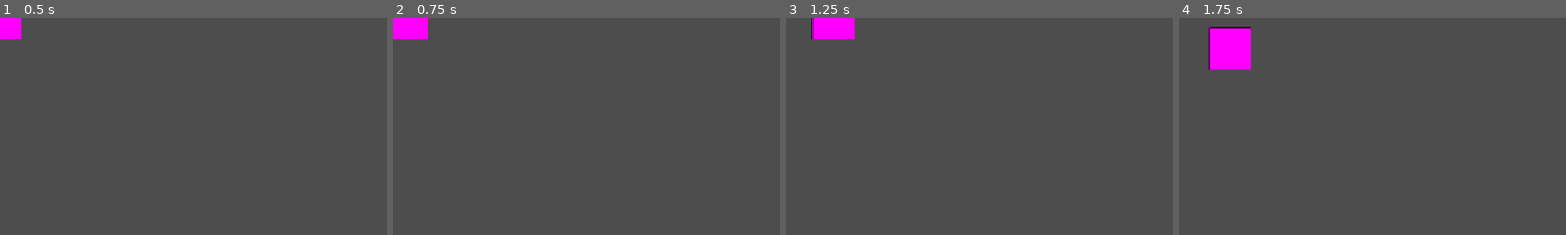
Above: before the commit, frames 1-4 (left to right).
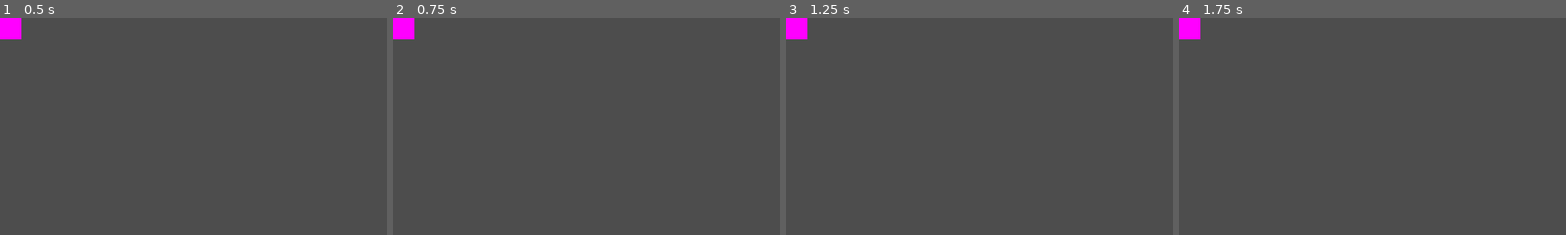
Above: after the commit, the same moments.

Repository: Alikznollet/Godot-Network-Orchestrator
Game: Godot game, scene res://demo/demo.tscn
Two runs of this game, one before a commit and one after it. Both use one fixed random seed, a clock stepped at 60 frames per second and the inputs below.
Inputs:
- Up to frame 1 (0.5 s): no input
- Up to frame 2 (0.75 s): tap Enter at 0.5 s; hold D (right) from 0.53 s (still down)
- Up to frame 3 (1.25 s): keep holding D (right)
- Up to frame 4 (1.75 s): release D (right) at 1.28 s; hold S (down) from 1.28 s (still down)
The pictures show only the part of the screen within x 0-50%, y 0-50%; the shares and areas given below are measured in that part.

Frame 1 is identical in both runs. In frame 2, 0.3% of the frame differs, in the area x 5-10%, y 0-10%; in frame 3, 1.6%; in frame 4, 2.8%, in the area x 0-19%, y 0-25%.
Error before the commit: Invalid access to property or key 'game_state' on a base object of type 'Nil'. (res://demo/demo_entity.gd:12)

Commit message:
LinkStates idea, Halfway done implementing

Diff:
--- a/demo/demo_entity.gd
+++ b/demo/demo_entity.gd
@@ -2,24 +2,22 @@
 class_name DemoEntity
 ## Moveable entity used for network architecture testing.
 
-var entity_id: int
+var link_state: EntityLinkState = EntityLinkState.new()
 
 func _ready() -> void:
 	var t := GradientTexture2D.new()
 	texture = t
 
-	entity_id = multiplayer.get_unique_id()
-	NetworkBus.network_orchestrator.game_state.set_entities([self])
+	link_state.owner_pid = multiplayer.get_unique_id()
+	link_state.global_position = global_position
+
+	link_state.state_changed.connect(update)
+
+func update() -> void:
+	global_position = link_state.global_position
 
 func _process(delta: float) -> void:
 	var vector: Vector2 = Input.get_vector("left", "right", "up", "down")
 
-	if vector.length() != 0 and entity_id == multiplayer.get_unique_id():
-		global_position += vector * 100 * delta
-		NetworkBus.network_orchestrator.game_state.set_entities([self])
-
-func network_metadata() -> Dictionary:
-	return {
-		"entity_id": entity_id,
-		"position": global_position
-	}
+	if vector.length() != 0 and link_state.owner_pid == multiplayer.get_unique_id():
+		link_state.global_position += vector * 100 * delta
--- /dev/null
+++ b/link_states/entity_link_state.gd
@@ -0,0 +1,16 @@
+extends LinkState
+class_name EntityLinkState
+
+## Peer id of the owner, used to know who can control.
+var owner_pid: int
+
+## Global position of the entity.
+var global_position: Vector2
+
+# -- -- #
+
+func to_dict() -> Dictionary:
+	return {}
+
+func apply_dict() -> void:
+	pass
--- /dev/null
+++ b/link_states/game_state.gd
@@ -0,0 +1,9 @@
+extends Resource
+class_name GameState
+## Keeps track of the global state of the game.
+##
+## Contains a dictionary of id -> LinkState.
+## These state objects all have a to_dict() and apply_dict().
+
+## ID -> LinkState dictionary. Holds all possible update-able states.
+var link_states: Dictionary[int, LinkState] = {}
--- /dev/null
+++ b/link_states/link_state.gd
@@ -0,0 +1,30 @@
+@abstract
+extends Resource
+class_name LinkState
+## State of various objects
+##
+## Used to update the objects this state is connected to via signaling.
+## LinkState objects or nodes that contain LinkState objects can only be created
+## on the authority. This is to conserve id consistency.
+
+# -- Signals -- #
+
+## Broadcasted whenever the state changes.
+@warning_ignore("unused_signal")
+signal state_changed()
+
+# -- Methods -- #
+
+## Will turn the LinkState into a dictionary that can be sent over the network.
+@abstract
+func to_dict() -> Dictionary
+
+## Will apply the dictionary to the current state.
+@abstract
+func apply_dict() -> void
+
+## Will return an instantiated node made from the state.
+## This method is only defined on states of nodes.
+func init_state() -> Variant:
+	assert(false, "LinkState: init_state() was called on a non Node, or not defined.")
+	return null
--- a/orchestrator/authoritative_network_orchestrator.gd
+++ b/orchestrator/authoritative_network_orchestrator.gd
@@ -41,10 +41,6 @@
 
 	update_timer.start()
 
-	# Create an authoritative state
-	game_state = AuthoritativeGameState.new()
-
-
 ## Send the authoritative state to all connected peers.
 func send_state() -> void:
 	var update: Dictionary = game_state.state_update
--- a/orchestrator/client_network_orchestrator.gd
+++ b/orchestrator/client_network_orchestrator.gd
@@ -22,10 +22,6 @@
 
 	multiplayer.multiplayer_peer = peer
 
-	# Create a local state
-	game_state = ClientGameState.new()
-	game_state.state_updated.connect(send_state) # Send updated state each time something changes.
-
 ## Send the client state to the authority.
 func send_state() -> void:
 	if OS.is_debug_build(): await get_tree().create_timer(artificial_lag).timeout
--- a/orchestrator/network_orchestrator.gd
+++ b/orchestrator/network_orchestrator.gd
@@ -20,7 +20,7 @@
 var peer: ENetMultiplayerPeer
 
 ## The current (authoritative/client) state of the game, depending on the type of Orchestrator.
-var game_state: GameState
+var game_state: GameState = GameState.new()
 
 @abstract
 func send_state() -> void
--- a/orchestrator/states/authoritative_game_state.gd
+++ /dev/null
@@ -1,42 +0,0 @@
-extends GameState
-class_name AuthoritativeGameState
-## Server/Authority view of the game.
-
-func _set_title(new_title: String):
-	_title = new_title
-
-func set_title(new_title: String):
-	_title = new_title
-
-func _set_entities(new_entities: Array):
-	# For now this lacks any and all checks.
-	var idx: int = -1
-	for i in range(len(_entities)):
-		var ent: DemoEntity = _entities[i]
-		if ent.entity_id == new_entities[0].entity_id:
-			idx = i
-			break
-
-	var entity: DemoEntity
-	if idx >= 0:
-		entity = _entities[idx]
-		entity.global_position = new_entities[0].position
-	else:
-		entity = DemoEntity.new()
-		NetworkBus.network_orchestrator.get_parent().add_child(entity)
-		entity.entity_id = new_entities[0].entity_id
-		entity.global_position = new_entities[0].position
-		_entities.append(entity)
-
-	# Check whether there is already an update for the entities array.
-	if state_update.has(entities):
-		state_update.entities.append(entity.network_metadata())
-	else:
-		state_update["entities"] = [entity.network_metadata()]
-
-func set_entities(new_entities: Array):
-	if _entities.find(new_entities[0]) < 0:
-		_entities.append(new_entities[0])
-
-	var entity_metadata: Dictionary = new_entities[0].network_metadata()
-	state_update["entities"] = [entity_metadata]
--- a/orchestrator/states/client_game_state.gd
+++ /dev/null
@@ -1,50 +0,0 @@
-extends GameState
-class_name ClientGameState
-## Client View of the game.
-
-func _set_title(new_title: String):
-	_title = new_title
-
-func set_title(new_title: String):
-	_title = new_title
-
-func _set_entities(new_entities: Array):
-	# Hier komt de lijst van entities toe in de user.
-
-	for entity_meta in new_entities:
-		var idx: int = -1
-		for i in range(len(_entities)):
-			var ent: DemoEntity = _entities[i]
-			if ent.entity_id == entity_meta.entity_id:
-				idx = i
-				break
-
-		var entity: DemoEntity
-		if idx >= 0:
-			entity = _entities[idx]
-			entity.global_position = entity_meta.position
-		else:
-			entity = DemoEntity.new()
-			NetworkBus.network_orchestrator.get_parent().add_child(entity)
-			entity.entity_id = entity_meta.entity_id
-			entity.global_position = entity_meta.position
-			_entities.append(entity)
-
-	# Here no state update is done because we are just listening to what the authority is telling us.
-
-func set_entities(new_entities):
-	# When setting locally we just want to let the state know that a change happened.
-	# If the entity is not in the list yet we do want to add it.
-	var idx: int = -1
-	for i in range(len(_entities)):
-		var ent: DemoEntity = _entities[i]
-		if ent.entity_id == new_entities[0].entity_id:
-			idx = i
-			break
-
-	if idx < 0:
-		_entities.append(new_entities[0])
-
-	var entity_metadata: Dictionary = new_entities[0].network_metadata()
-	state_update["entities"] = [entity_metadata]
-	state_updated.emit()
--- a/orchestrator/states/game_state.gd
+++ /dev/null
@@ -1,62 +0,0 @@
-@abstract
-extends Resource
-class_name GameState
-## Keeps track of the global state of the game.
-##
-## This object helps the NetworkOrchestrator know what to send.
-## It automatically alters what it's holding.
-## All variables here need to have a setter.
-## This setter converts from the raw variables to the actual types.
-## The variable starting with _ contains the actual type.
-## An example is:
-## var _foo: Bar
-## var foo: set(new_foo): _set_foo(new_foo)
-##					get(): return _foo
-##
-## The private function is the function that checks the new state.
-## The public function can be called from outside and will force the state.
-
-# -- Signals -- #
-
-## Signals whether the state has been updated.
-@warning_ignore("unused_signal")
-signal state_updated()
-
-# -- Content -- #
-
-## Title of the game. Just a dummy.
-var _title: String
-var title:
-	set(new_title): _set_title(new_title)
-	get(): return _title
-
-@abstract
-func _set_title(new_title)
-@abstract
-func set_title(new_title)
-
-var _entities: Array[DemoEntity]
-var entities: Array:
-	set(new_entities): _set_entities(new_entities)
-	get(): return _entities
-
-@abstract
-func _set_entities(new_entities)
-@abstract
-func set_entities(new_entities)
-
-# -- State Update -- #
-
-## Consists of all recently updated variables.
-## Set to an empty dictionary if read.
-var state_update: Dictionary = {}
-
-func apply_state_update(p_state_update: Dictionary):
-	# When applying a state update we want all checks to happen.
-	# This is where we call the custom setters.
-	for key in p_state_update:
-		var value = p_state_update[key]
-
-		# Raw variables are just updated like normal here.
-		# Arrays of variables or custom variables are converted.
-		set(key, value)
Not shown, added: link_states/entity_link_state.gd.uid
Not shown, added: link_states/game_state.gd.uid
Not shown, added: link_states/link_state.gd.uid
Not shown, removed: orchestrator/states/authoritative_game_state.gd.uid
Not shown, removed: orchestrator/states/client_game_state.gd.uid
Not shown, removed: orchestrator/states/game_state.gd.uid
